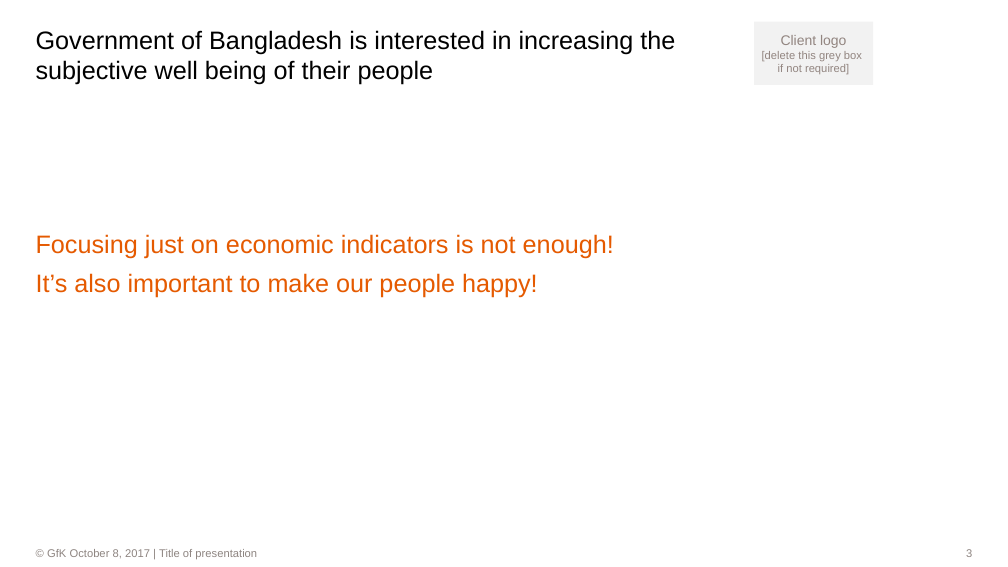
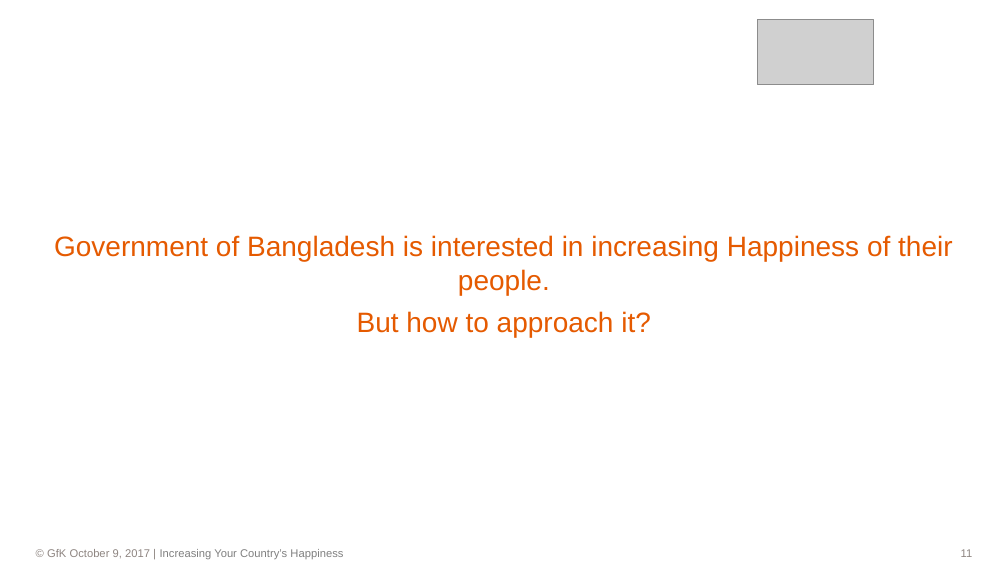
Before and after one commit to dl7631/Predict_World_Happiness, a slide deck: slide 11 of World Happiness.pptx (slide 3 before the commit). Drawn at 1008x567 pixels with LibreOffice and Linux fonts; fonts in the diff are those of the drawing; grey boxes stand for pictures; background and template pictures are left out. Boxes give left, top, right and bottom in pixels: in the first picture for what was removed or moved away, otherwise in the second. Text is boxed around its words. In the diff, an @@ line names an element or a change of style, - is before the commit and + after.

Commit message:
On Monday, October 9

```diff
--- a/World Happiness.pptx
+++ b/World Happiness.pptx
@@ rectangle removed at (x1=754, y1=21, x2=873, y2=85) @@
-Client logo
-[delete this grey box
-if not required]
@@ picture added at (x1=757, y1=20, x2=874, y2=85) @@
@@ title removed at (x1=36, y1=30, x2=675, y2=85) @@
-Government of Bangladesh is interested in increasing the subjective well being of their people
@@ text at (x1=54, y1=235, x2=952, y2=337): text changed; size 18 to 20 pt @@
-Focusing just on economic indicators is not enough!
-It’s also important to make our people happy!
+Government of Bangladesh is interested in increasing Happiness of their people.
+But how to approach it?
@@ text at (x1=47, y1=549, x2=343, y2=559): text changed; text colour #8E8581 to #808080 @@
-                © GfK October 8, 2017 | Title of presentation
+                © GfK October 9, 2017 | Increasing Your Country’s Happiness
@@ page number at (x1=961, y1=549, x2=973, y2=557): text changed @@
-3
+11
```
Also in this commit, not shown: 20 other slides changed, 3 slides added, 14 slides removed, 5 other files.
